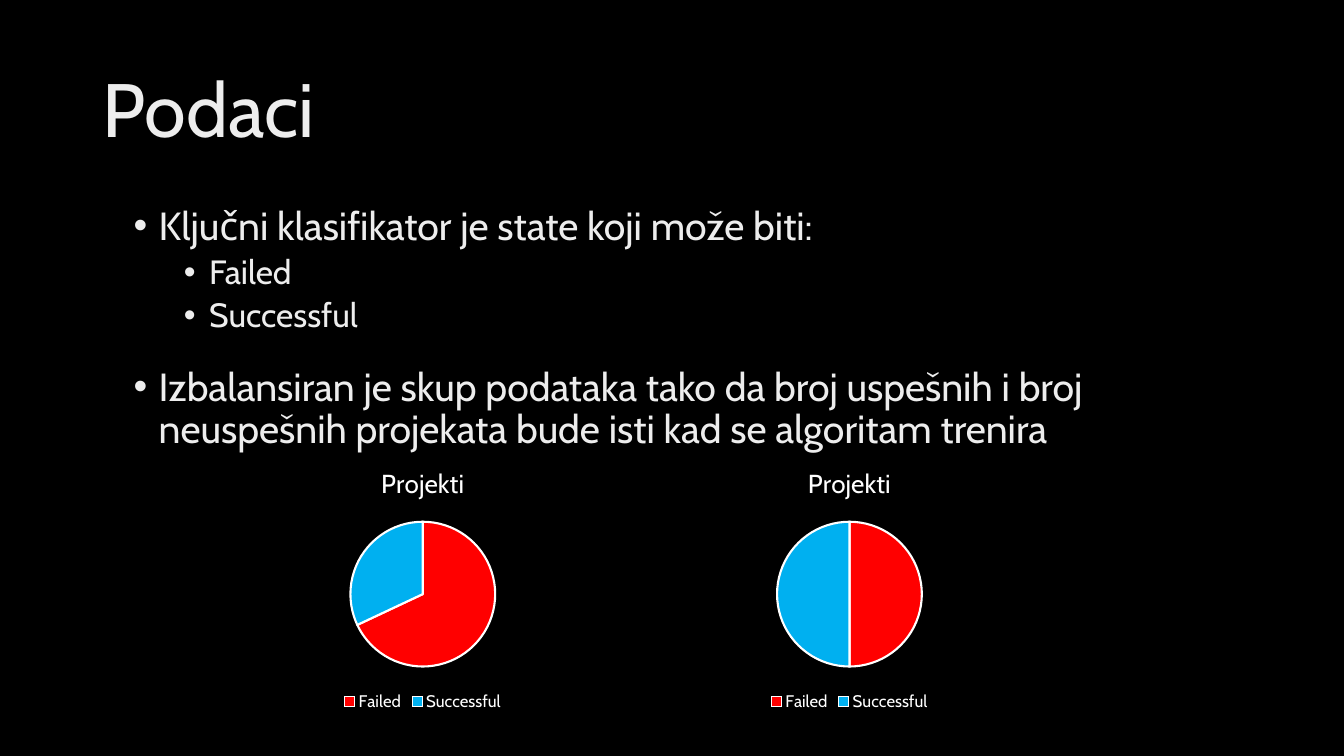
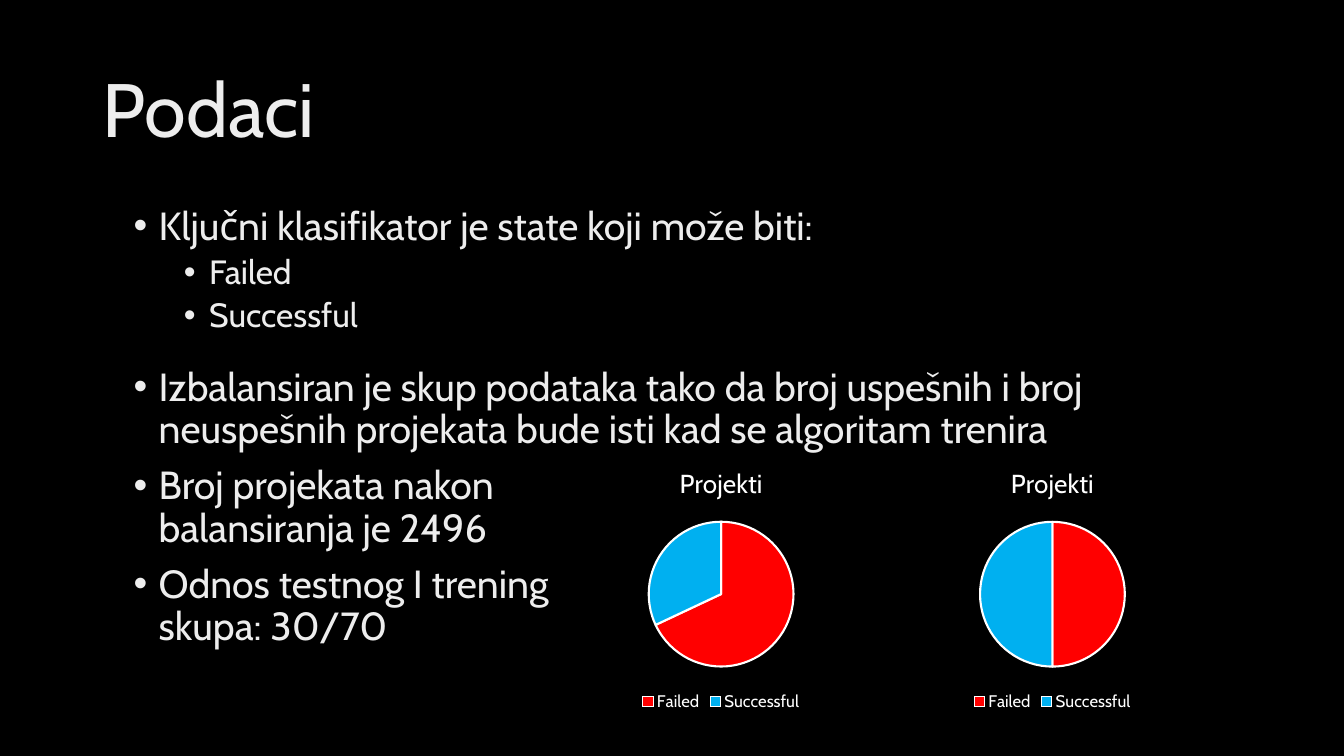
Before and after one commit to stuparlu/SIAP, a slide deck: slide 5 of Kickstarter predikcija.pptx. Drawn at 1344x756 pixels with LibreOffice and Linux fonts; fonts in the diff are those of the drawing; background and template pictures are left out. Boxes give left, top, right and bottom in pixels: in the first picture for what was removed or moved away, otherwise in the second. Text is boxed around its words. In the diff, an @@ line names an element or a change of style, - is before the commit and + after.

Commit message:
Presentation

```diff
--- a/Kickstarter predikcija.pptx
+++ b/Kickstarter predikcija.pptx
@@ text at bbox=[159, 469, 549, 650]: paragraphs added @@
+• Broj projekata nakon
+  balansiranja je 2496
+• Odnos testnog I trening
+  skupa: 30/70
@@ pie chart: place and size @@
-pie chart at bbox=[224, 450, 622, 716]
+pie chart at bbox=[522, 450, 921, 716]
@@ pie chart: place and size @@
-pie chart at bbox=[650, 450, 1049, 716]
+pie chart at bbox=[854, 451, 1252, 717]
```
Also in this commit, not shown: 7 other slides changed, 2 slides added, 7 other files.
